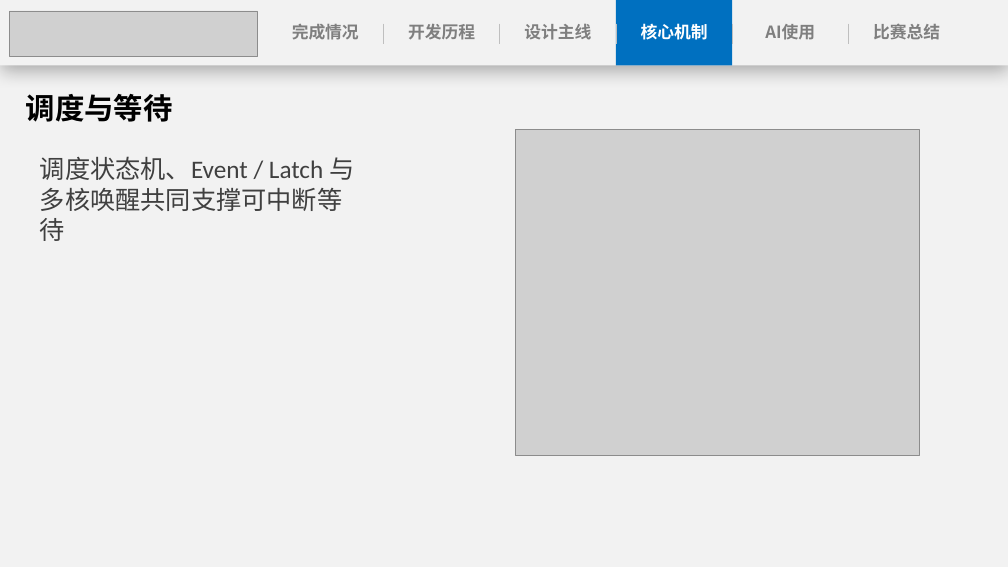
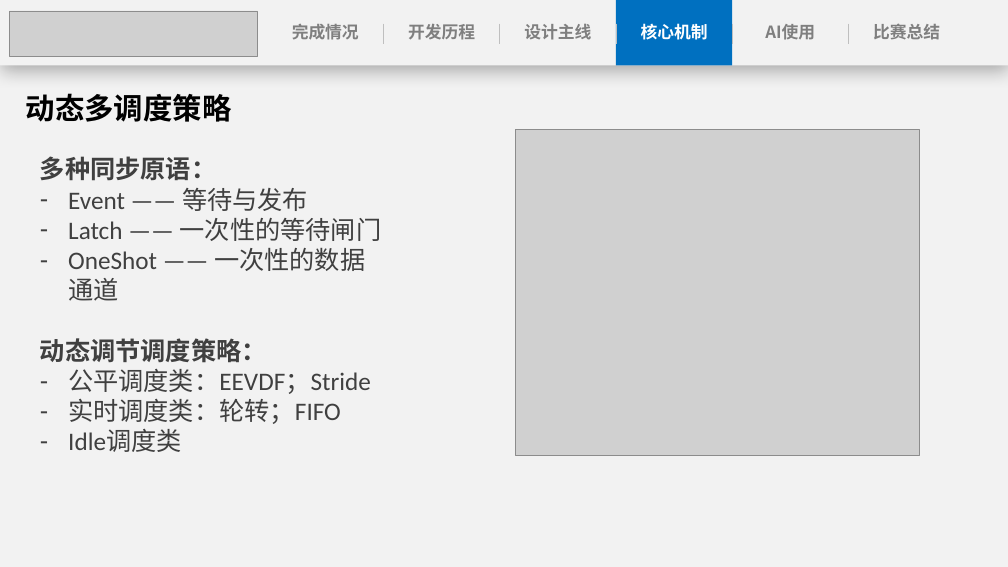
Before and after one commit to anemone-os/anemone, a slide deck: slide 15 of report/ppt/Anemone决赛演示文稿.pptx (slide 16 before the commit). Drawn at 1008x567 pixels with LibreOffice and Linux fonts; fonts in the diff are those of the drawing; grey boxes stand for pictures. Boxes give left, top, right and bottom in pixels: in the first picture for what was removed or moved away, otherwise in the second. Text is boxed around its words. In the diff, an @@ line names an element or a change of style, - is before the commit and + after.

```diff
--- a/report/ppt/Anemone决赛演示文稿.pptx
+++ b/report/ppt/Anemone决赛演示文稿.pptx
@@ text at (26,93,232,122): text changed @@
-调度与等待
+动态多调度策略
@@ text at (40,156,382,452): text changed @@
-调度状态机、Event / Latch 与多核唤醒共同支撑可中断等待
+多种同步原语：
+– Event —— 等待与发布
+– Latch —— 一次性的等待闸门
+– OneShot —— 一次性的数据通道
+动态调节调度策略：
+– 公平调度类：EEVDF；Stride
+– 实时调度类：轮转；FIFO
+– Idle调度类
```
Also in this commit, not shown: 20 other slides changed, 1 slide added, 8 slides removed.
